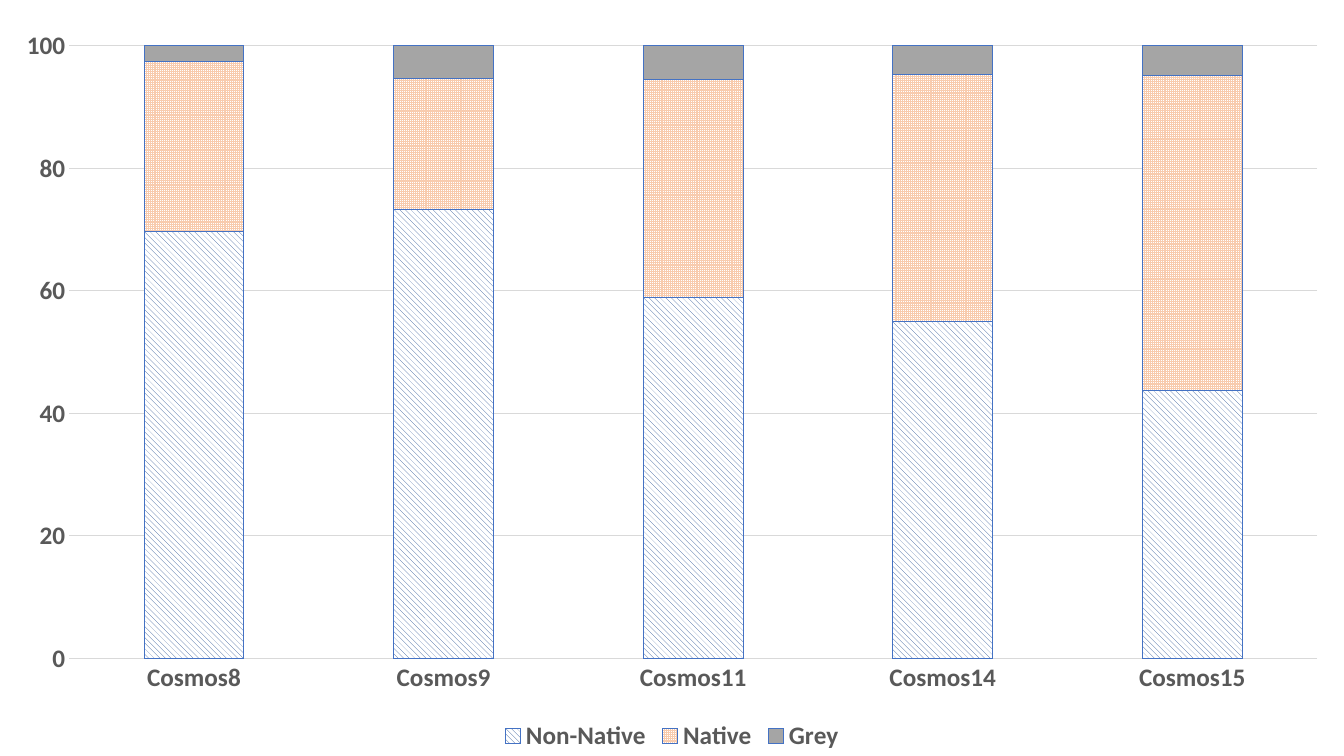
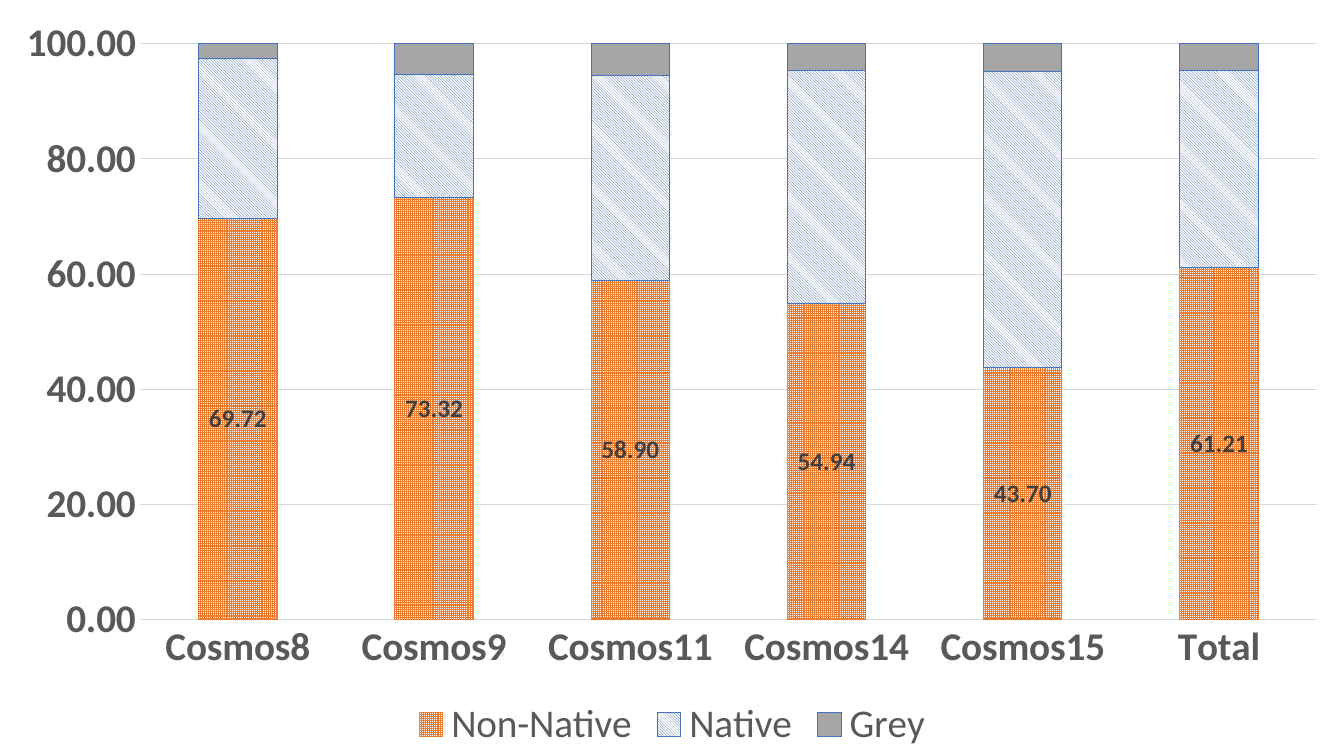
Before and after one commit to marijaselakovic/ScopeSurvey, a slide deck: slide 1 of graphs/proportions.pptx. Drawn at 1344x756 pixels with LibreOffice and Linux fonts; fonts in the diff are those of the drawing. Boxes give left, top, right and bottom in pixels: in the first picture for what was removed or moved away, otherwise in the second. Text is boxed around its words. In the diff, an @@ line names an element or a change of style, - is before the commit and + after.

```diff
--- a/graphs/proportions.pptx
+++ b/graphs/proportions.pptx
@@ column stacked chart at [0, 0, 1344, 756] @@
-categories: Cosmos8, Cosmos9, Cosmos11, Cosmos14, Cosmos15
+categories: Cosmos8, Cosmos9, Cosmos11, Cosmos14, Cosmos15, Total
-Non-Native: 70, 73, 59, 55, 44
+Non-Native: 69.72, 73.32, 58.9, 54.94, 43.7, 61.21
@@ colour of Non-Native pattern #2F5597 on #FFFFFF to pattern #ED7D31 on #FFFFFF @@
@@ data labels of Non-Native added @@
-Native: 28, 21, 36, 40, 51
+Native: 28, 21, 36, 40, 51, 34
@@ colour of Native pattern #F8CBAD on #FFFFFF to pattern #2F5597 on #FFFFFF @@
-Grey: 3, 5, 5, 5, 5
+Grey: 3, 5, 5, 5, 5, 5
@@ legend changed @@
@@ category axis changed @@
@@ value axis changed @@
```
Also in this commit, not shown: 3 other files.
